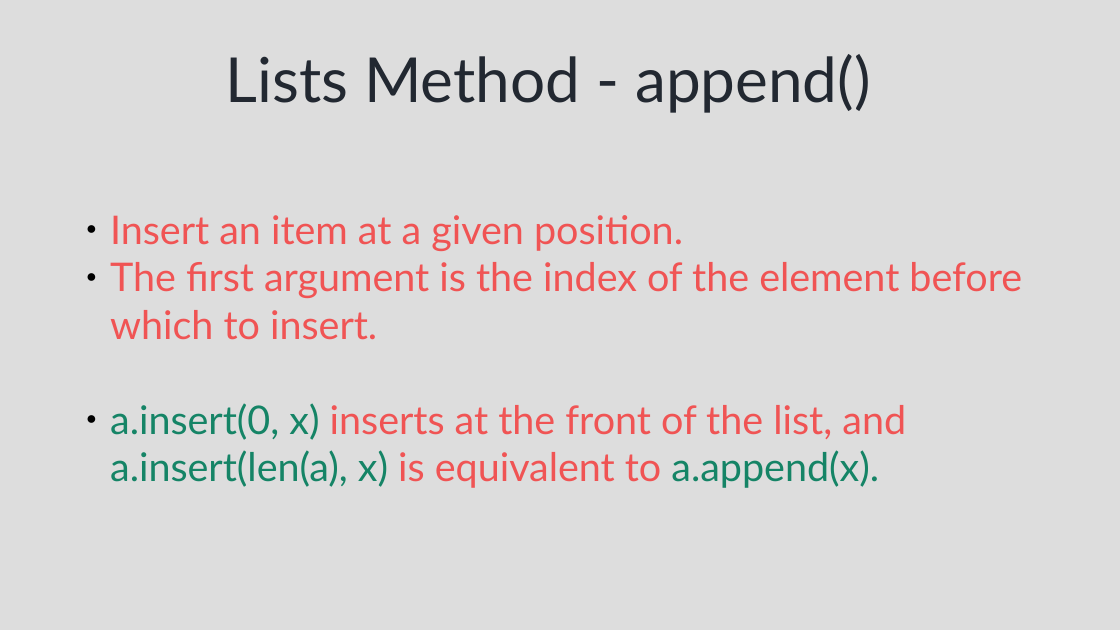
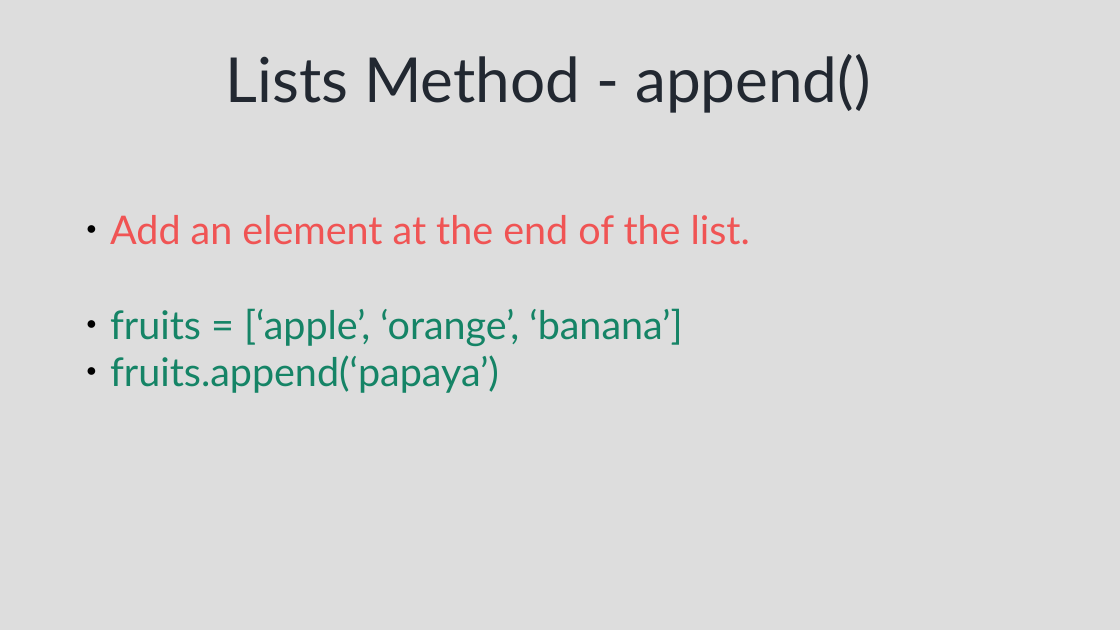
Before and after one commit to syedjafer/learnpythonwithus, a slide deck: slide 27 of session_8_ds_lists.odp (slide 26 before the commit). Drawn at 1120x630 pixels with LibreOffice and Linux fonts; fonts in the diff are those of the drawing. Boxes give left, top, right and bottom in pixels: in the first picture for what was removed or moved away, otherwise in the second. Text is boxed around its words. In the diff, an @@ line names an element or a change of style, - is before the commit and + after.

Commit message:
list

```diff
--- a/session_8_ds_lists.odp
+++ b/session_8_ds_lists.odp
@@ text at [110, 215, 750, 393]: text changed; text colour #F05454 to #158466 @@
-● Insert an item at a given position.
-● The first argument is the index of the element before which to insert.
-● a.insert(0, x) inserts at the front of the list, and a.insert(len(a), x) is equivalent to a.append(x).
+● Add an element at the end of the list.
+● fruits = [‘apple’, ‘orange’, ‘banana’]
+● fruits.append(‘papaya’)
```
Also in this commit, not shown: 2 other slides changed, 10 slides added, 6 other files.
